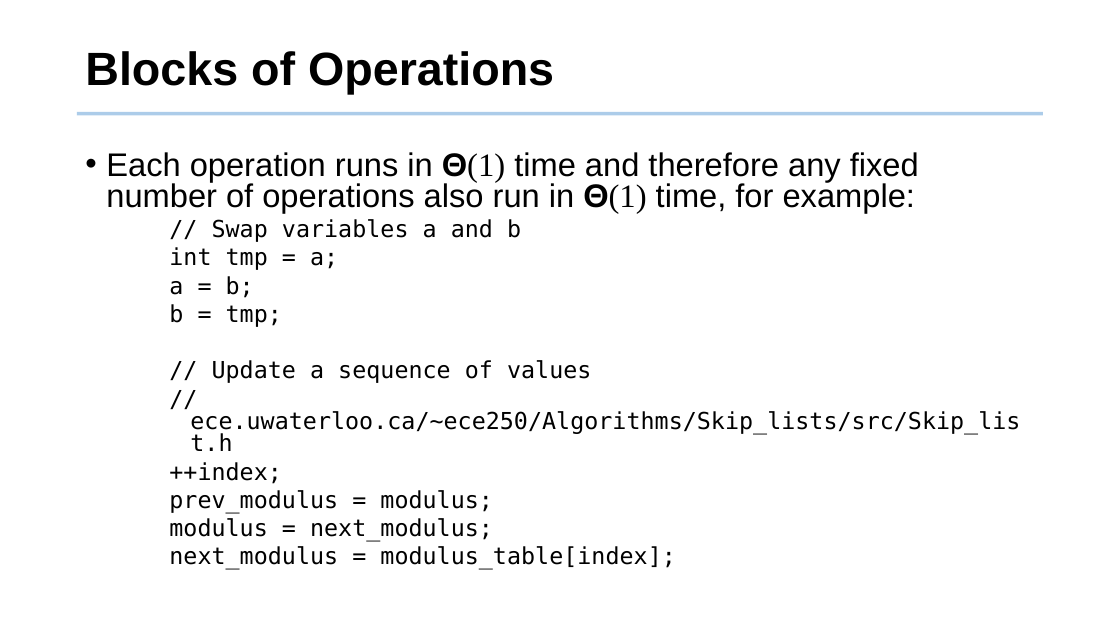
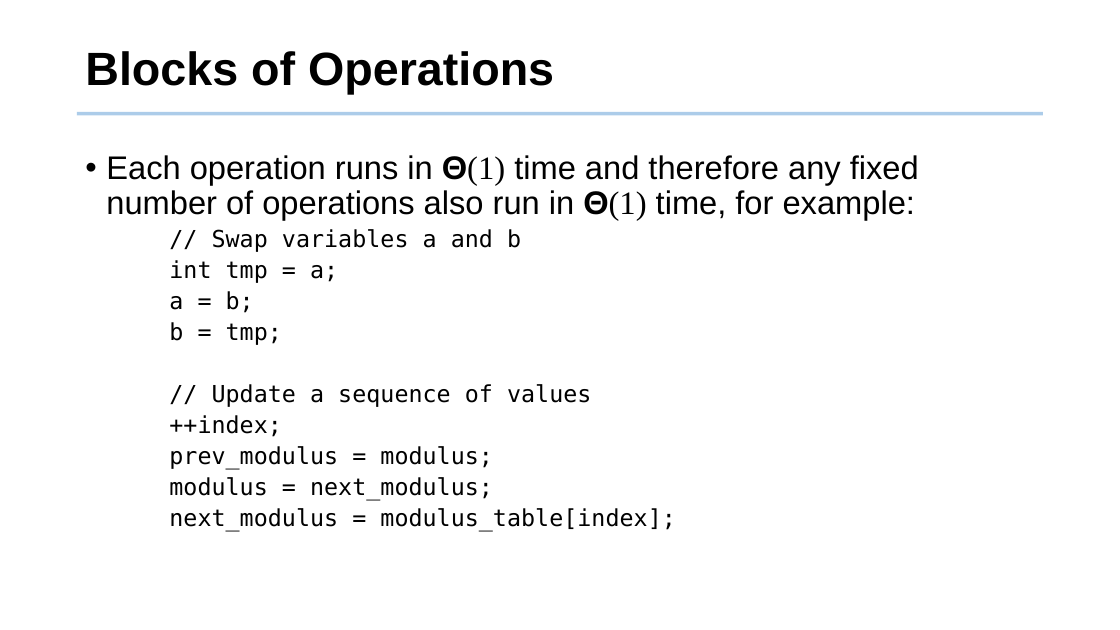
Before and after one commit to tsung-wei-huang/cs2420, a slide deck: slide 14 of slides/algorithm_analysis.pptx. Drawn at 1120x630 pixels with LibreOffice and Linux fonts; fonts in the diff are those of the drawing; background and template pictures are left out. Boxes give left, top, right and bottom in pixels: in the first picture for what was removed or moved away, otherwise in the second. Text is boxed around its words. In the diff, an @@ line names an element or a change of style, - is before the commit and + after.

```diff
--- a/slides/algorithm_analysis.pptx
+++ b/slides/algorithm_analysis.pptx
@@ text "Each operation runs in Θ(1) ..." at box(106, 155, 919, 532): line spacing 0.8 to 0.9 @@
@@ text at box(190, 411, 1020, 451): paragraph removed @@
-    // ece.uwaterloo.ca/~ece250/Algorithms/Skip_lists/src/Skip_list.h
```
Also in this commit, not shown: 2 other slides changed, 2 other files.
